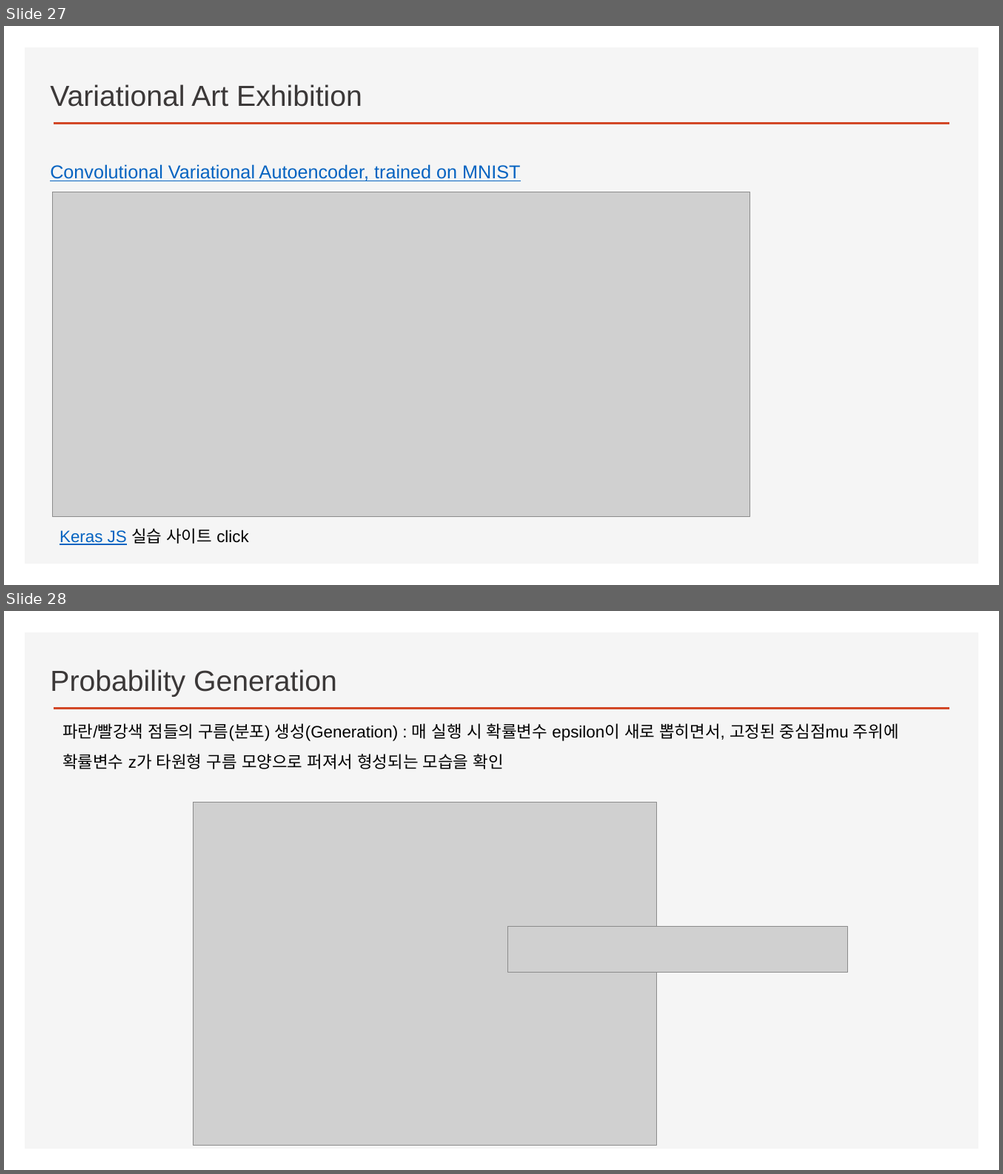
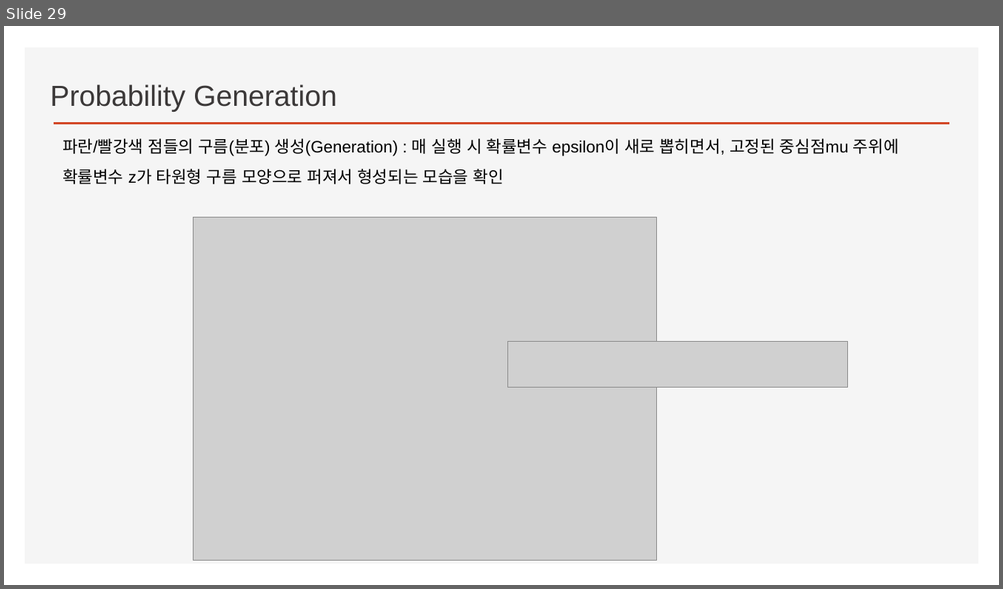
Before and after one commit to ancestor9/2026_Fall_AI-Literacy, a slide deck: Variational Autoencoders.pptx. Shown one above the other, each under a label of ours: slides 27 and 28 before the commit, slide 29 after it. The pictures are 1003x1174 and 1003x589 pixels, drawn with LibreOffice and Linux fonts; fonts in the diff are those of the drawing; grey boxes stand for pictures; background and template pictures are left out. Boxes give left, top, right and bottom in pixels: in the first picture for what was removed or moved away, otherwise in the second. Text is boxed around its words. In the diff, an @@ line names an element or a change of style, - is before the commit and + after.

```diff
--- a/Variational Autoencoders.pptx
+++ b/Variational Autoencoders.pptx
@@ slide 27 removed at [4, 26, 999, 585], background #FFFFFF; not listed: 2 template elements that a slide beside it also shows @@
@@ text removed at [50, 84, 362, 107] @@
-Variational Art Exhibition
@@ text removed at [50, 164, 520, 181] @@
-Convolutional Variational Autoencoder, trained on MNIST
@@ picture removed at [53, 192, 750, 517] @@
@@ text removed at [60, 528, 248, 545] @@
-Keras JS 실습 사이트 click
@@ what was slide 28 is now slide 29 @@
```
Also in this commit, not shown: 2 slides added.
